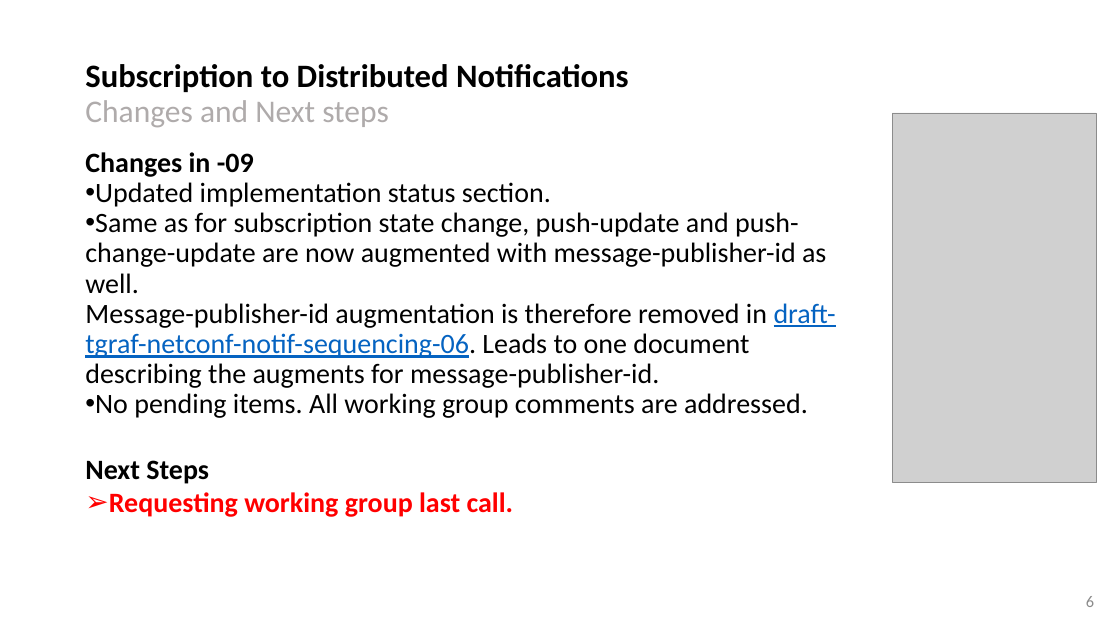
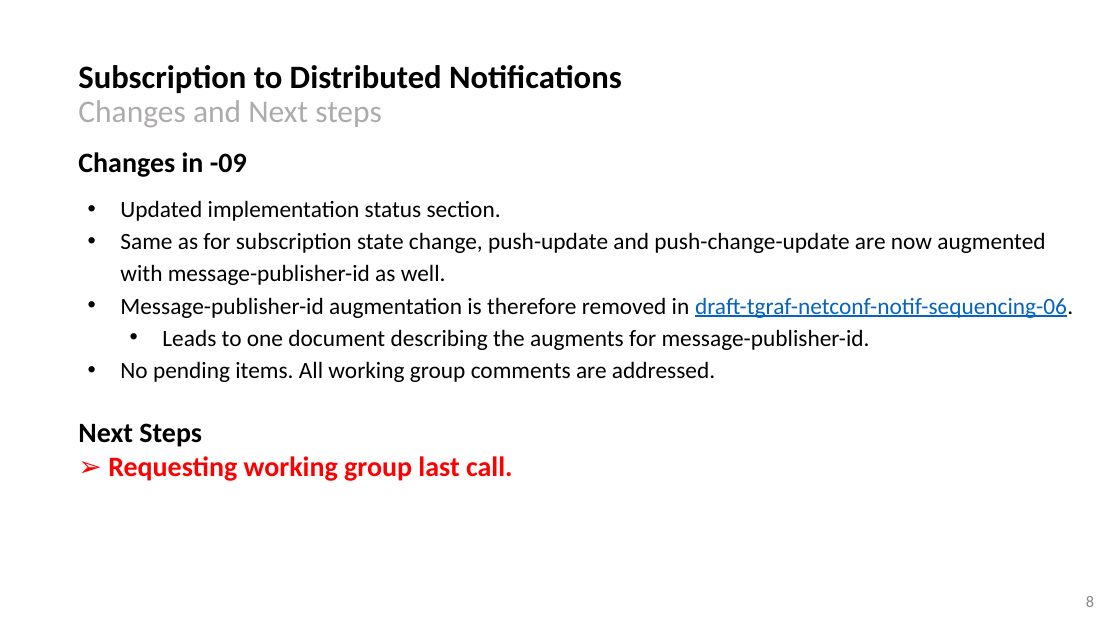
Before and after one commit to network-analytics/ietf-network-analytics-document-status, a slide deck: slide 8 of 120/NETCONF/draft-ietf-netconf-udp-notif-distributed-notif-udp-client-server-grouping.pptx (slide 6 before the commit). Drawn at 1120x630 pixels with LibreOffice and Linux fonts; fonts in the diff are those of the drawing; grey boxes stand for pictures. Boxes give left, top, right and bottom in pixels: in the first picture for what was removed or moved away, otherwise in the second. Text is boxed around its words. In the diff, an @@ line names an element or a change of style, - is before the commit and + after.

```diff
--- a/120/NETCONF/draft-ietf-netconf-udp-notif-distributed-notif-udp-client-server-grouping.pptx
+++ b/120/NETCONF/draft-ietf-netconf-udp-notif-distributed-notif-udp-client-server-grouping.pptx
@@ title "Subscription to Distributed Notifications Changes ..." moved from (x1=85, y1=64, x2=629, y2=127) to (x1=78, y1=65, x2=622, y2=127) @@
@@ title "Subscription to Distributed Notifications Changes ..." at (x1=78, y1=65, x2=622, y2=127): text colour #AFABAB to #AEABAB in "Changes and Next steps" @@
@@ picture removed at (x1=892, y1=113, x2=1096, y2=483) @@
@@ text "Changes in -09" moved from (x1=85, y1=152, x2=836, y2=517) to (x1=78, y1=152, x2=1073, y2=481) @@
@@ text at (x1=78, y1=152, x2=1045, y2=382): size 24 to 20 pt in "Updated implementation status section.", "Same as for subscription state change, push-update ...", "No pending items. All working group comments ..."; less space between paragraphs; indent changed; line spacing 0.9 to 1.15; more space between paragraphs @@
@@ text at (x1=120, y1=297, x2=1073, y2=350): text changed; size 24 to 20 pt @@
-Message-publisher-id augmentation is therefore removed in draft-tgraf-netconf-notif-sequencing-06. Leads to one document describing the augments for message-publisher-id.
+• Message-publisher-id augmentation is therefore removed in draft-tgraf-netconf-notif-sequencing-06.
+  • Leads to one document describing the augments for message-publisher-id.
@@ text at (x1=108, y1=456, x2=513, y2=481): text changed @@
-➢ Requesting working group last call.
+➢ Requesting working group last call.
@@ page number at (x1=1086, y1=596, x2=1094, y2=607): text changed; text colour #8C8C8C to #888888 @@
-6
+8
```
Also in this commit, not shown: 5 other slides changed, 3 slides added, 1 other file.
